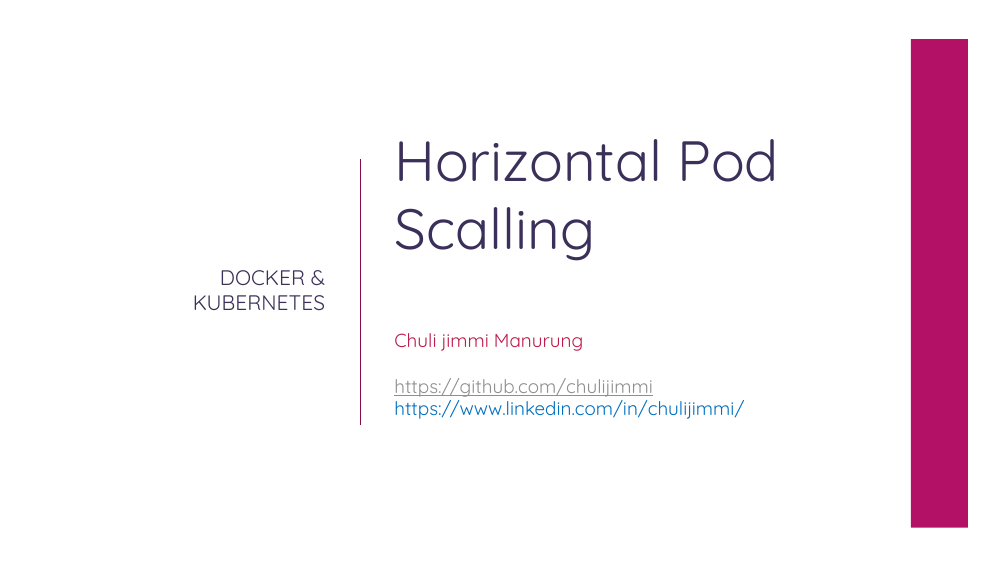
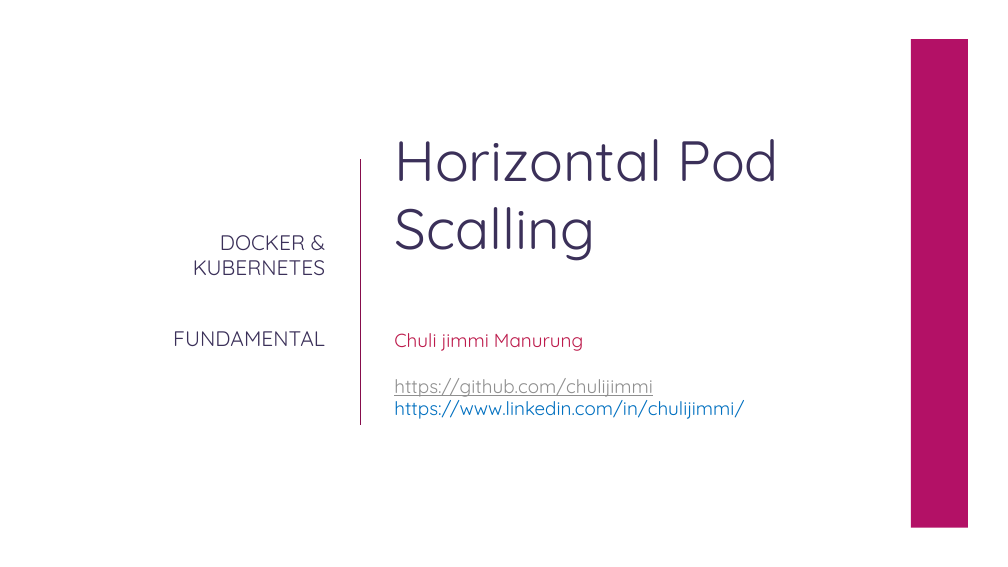
Before and after one commit to chulijimmi/hpa-example, a slide deck: slide 1 of content/Horizontal Pod Scalling.pptx. Drawn at 1008x567 pixels with LibreOffice and Linux fonts; fonts in the diff are those of the drawing; background and template pictures are left out. Boxes give left, top, right and bottom in pixels: in the first picture for what was removed or moved away, otherwise in the second. Text is boxed around its words. In the diff, an @@ line names an element or a change of style, - is before the commit and + after.

Commit message:
modify title on material ppt

```diff
--- a/content/Horizontal Pod Scalling.pptx
+++ b/content/Horizontal Pod Scalling.pptx
@@ subtitle at (173, 331, 325, 346): paragraph added @@
+FUNDAMENTAL
```
